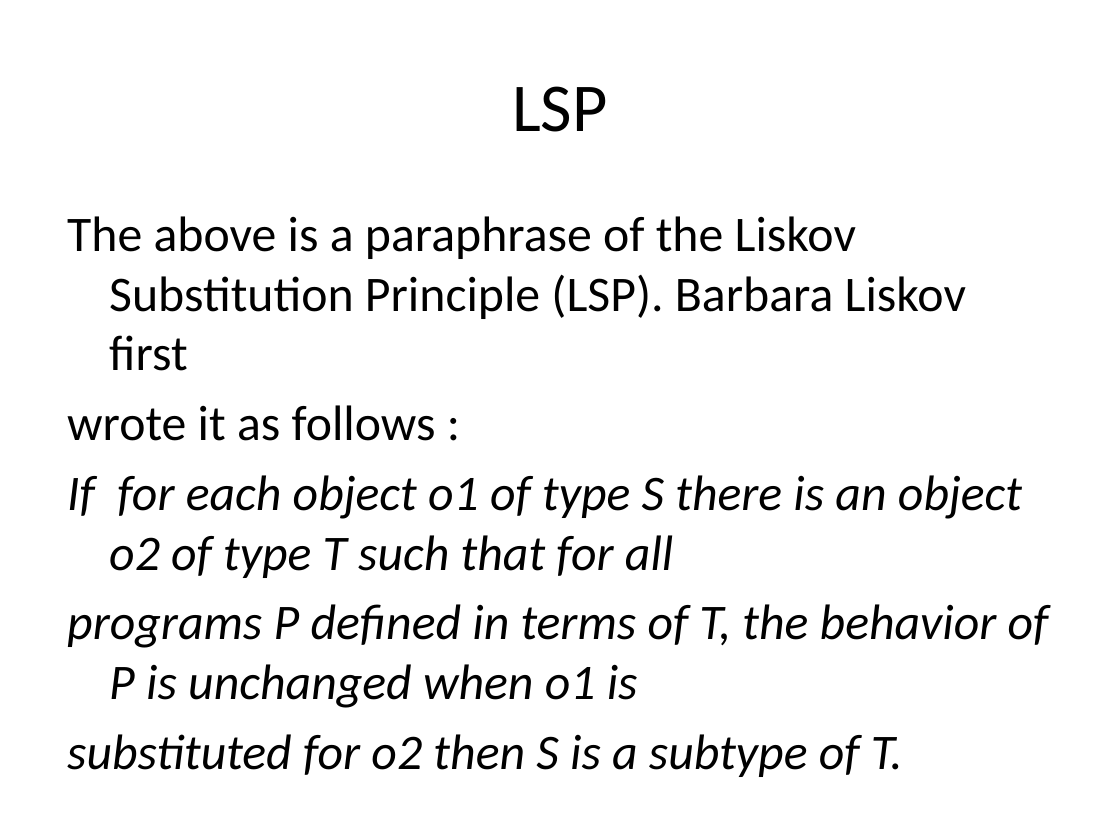
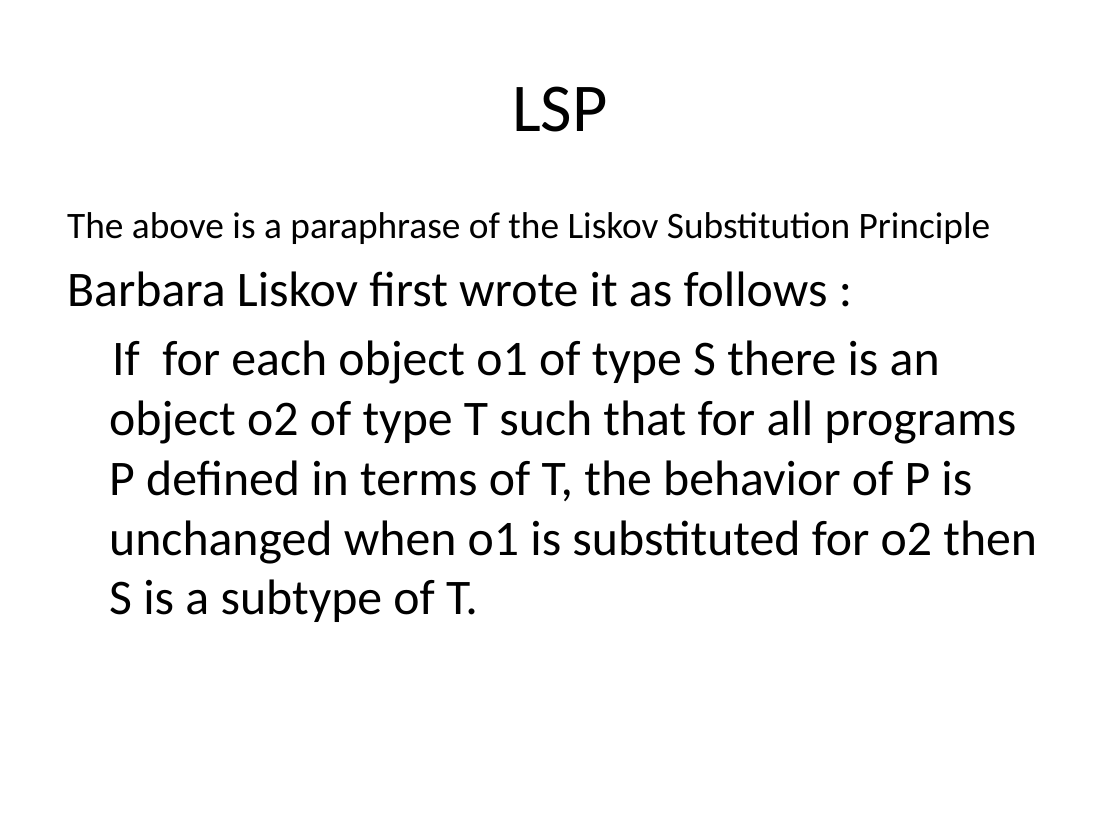
Before and after one commit to sameeri/solid, a slide deck: slide 40 of SOLID Principles of OOD v2.pptx (slide 37 before the commit). Drawn at 1120x840 pixels with LibreOffice and Linux fonts; fonts in the diff are those of the drawing. Boxes give left, top, right and bottom in pixels: in the first picture for what was removed or moved away, otherwise in the second. Text is boxed around its words. In the diff, an @@ line names an element or a change of style, - is before the commit and + after.

```diff
--- a/SOLID Principles of OOD v2.pptx
+++ b/SOLID Principles of OOD v2.pptx
@@ text at bbox=[67, 212, 1037, 622]: text changed; italic off @@
-The above is a paraphrase of the Liskov Substitution Principle (LSP). Barbara Liskov first
-wrote it as follows :
-If for each object o1 of type S there is an object o2 of type T such that for all
-programs P defined in terms of T, the behavior of P is unchanged when o1 is
-substituted for o2 then S is a subtype of T.
+The above is a paraphrase of the Liskov Substitution Principle
+Barbara Liskov first wrote it as follows :
+If for each object o1 of type S there is an object o2 of type T such that for all programs P defined in terms of T, the behavior of P is unchanged when o1 is substituted for o2 then S is a subtype of T.
```
Also in this commit, not shown: 10 other slides changed, 10 slides added, 5 slides removed.
